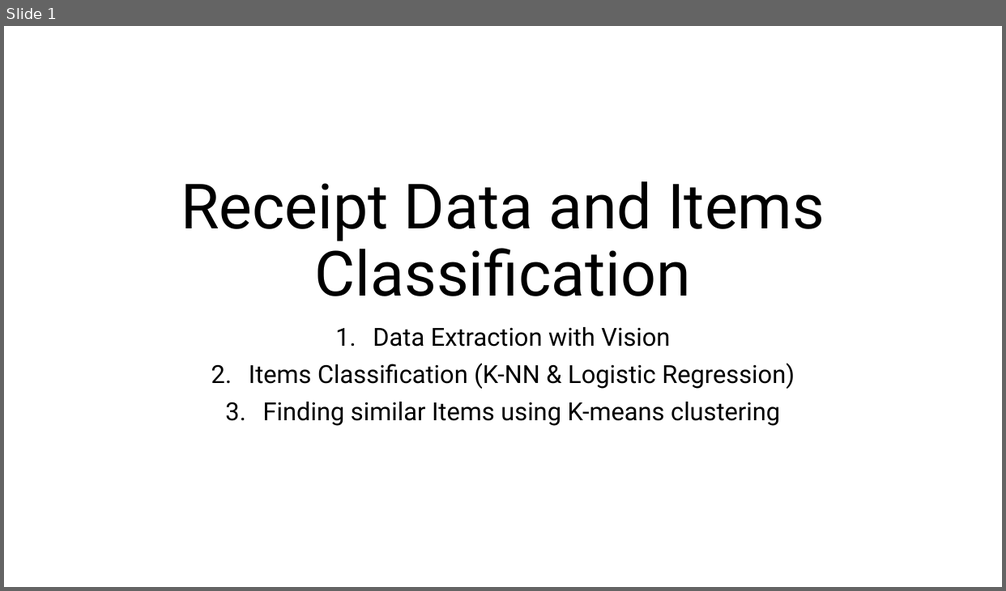
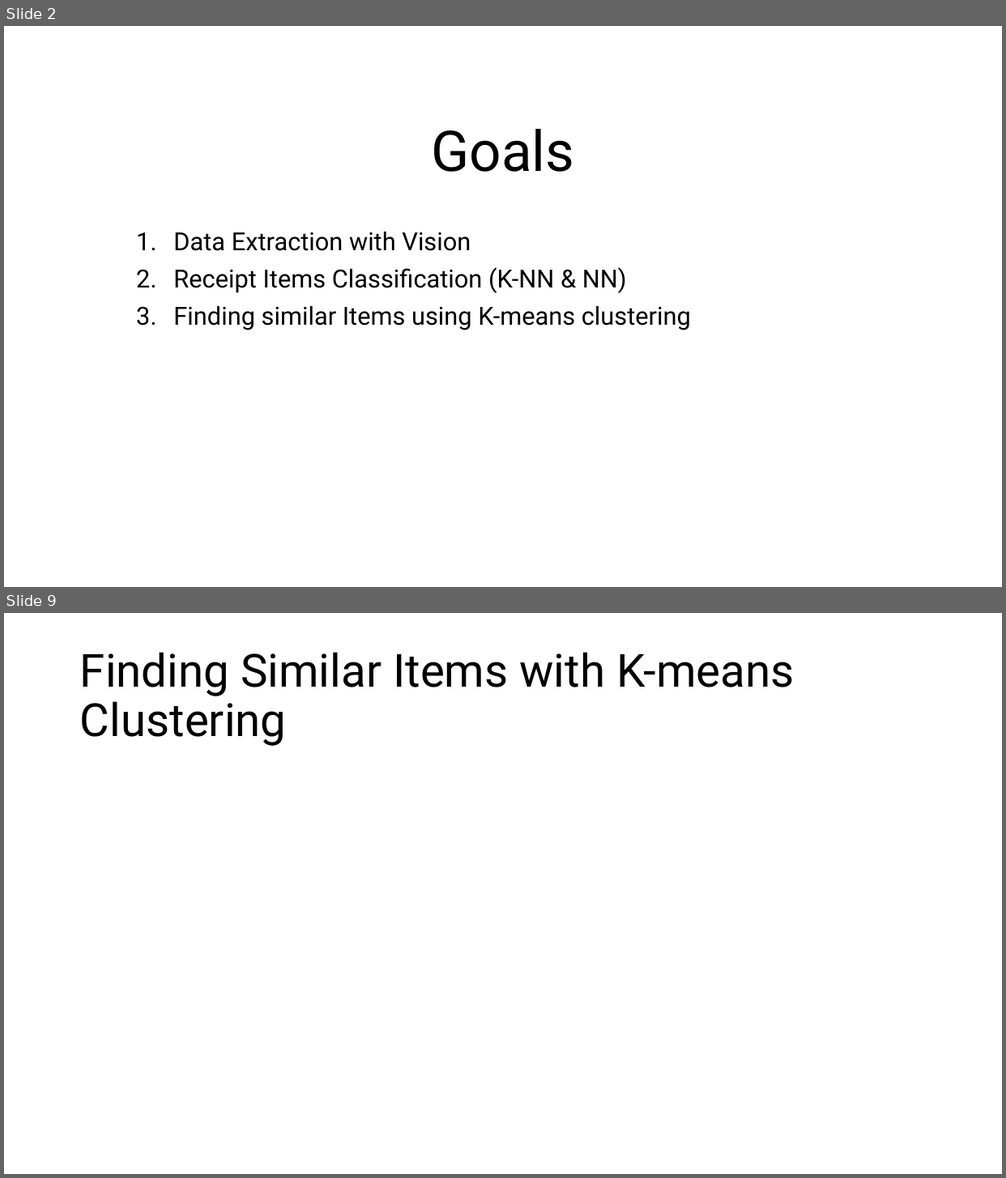
Before and after one commit to iradualbert/dst-receipt-expense, a slide deck: Receipt_Images_Processing.pptx. Shown one above the other, each under a label of ours: slide 1 before the commit, slides 2 and 9 after it; the slides between them are not shown. The pictures are 1006x591 and 1006x1178 pixels, drawn with LibreOffice and Linux fonts; fonts in the diff are those of the drawing. Boxes give left, top, right and bottom in pixels: in the first picture for what was removed or moved away, otherwise in the second. Text is boxed around its words. In the diff, an @@ line names an element or a change of style, - is before the commit and + after.

```diff
--- a/Receipt_Images_Processing.pptx
+++ b/Receipt_Images_Processing.pptx
@@ slide 9 added at bbox=[4, 613, 1002, 1174], background #FFFFFF @@
@@ title added at bbox=[80, 652, 795, 746], 44 pt, text #000000 @@
+Finding Similar Items with K-means Clustering
@@ what was slide 1 is now slide 2 @@
@@ slide 2 changed as well @@
@@ title at bbox=[431, 129, 574, 172]: text changed; size 60 to 54 pt @@
-Receipt Data and Items Classification
+Goals
@@ subtitle "Data Extraction with Vision": place and size @@
-subtitle "Data Extraction with Vision" at bbox=[249, 327, 795, 426]
+subtitle "Data Extraction with Vision" at bbox=[173, 232, 691, 331]
@@ subtitle at bbox=[173, 232, 691, 331]: alignment centre to left @@
@@ subtitle at bbox=[173, 267, 627, 293]: text changed @@
-2. Items Classification (K-NN & Logistic Regression)
+2. Receipt Items Classification (K-NN & NN)
```
Also in this commit, not shown: 7 other slides added, 2 other files.
